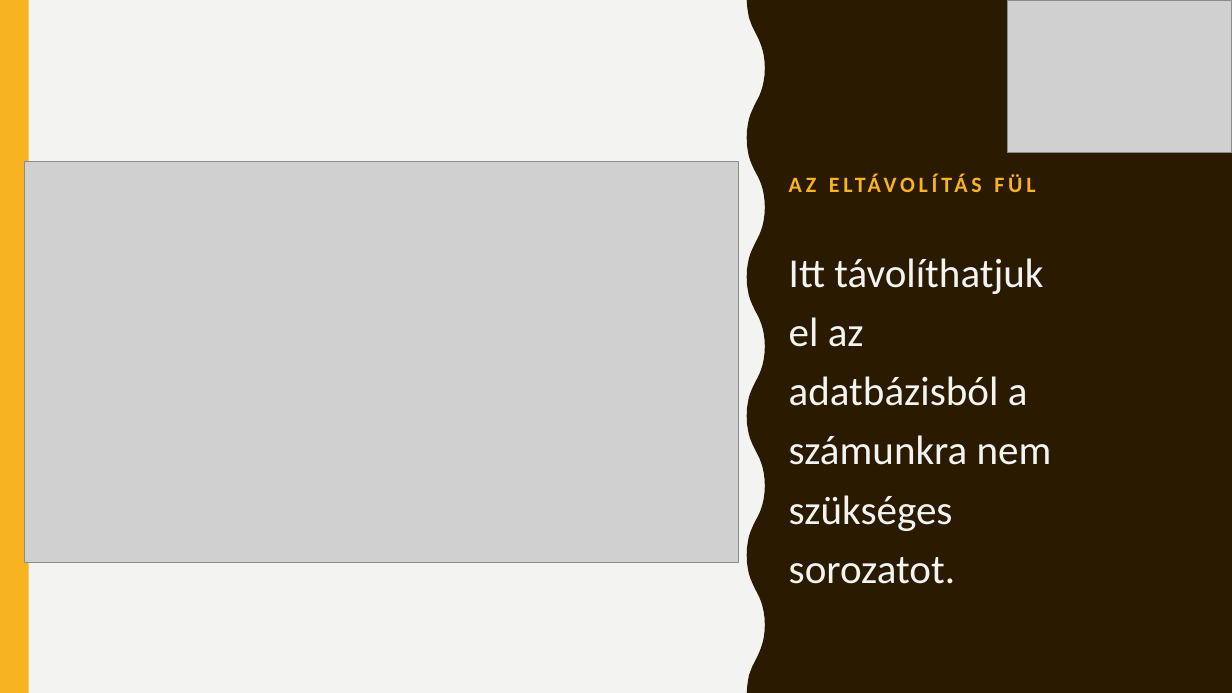
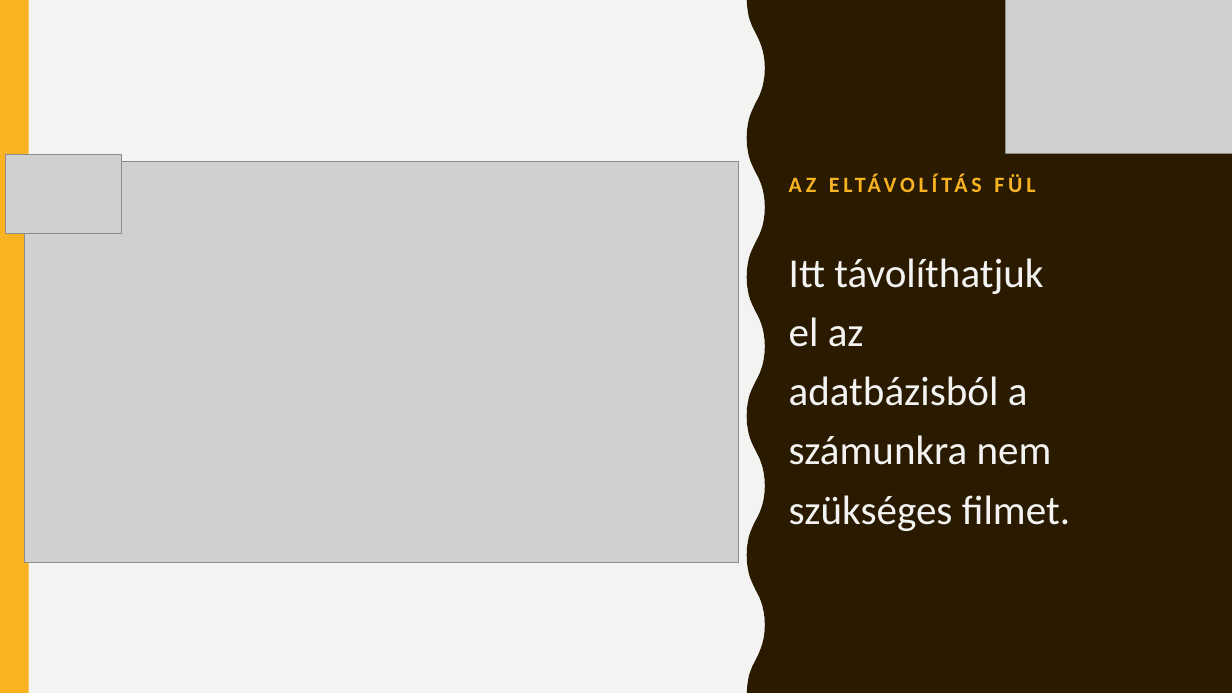
Before and after one commit to zorrrozotya/SFMproject, a slide deck: slide 7 of bemutato/Prezentacio.pptx. Drawn at 1232x693 pixels with LibreOffice and Linux fonts; fonts in the diff are those of the drawing; grey boxes stand for pictures. Boxes give left, top, right and bottom in pixels: in the first picture for what was removed or moved away, otherwise in the second. Text is boxed around its words. In the diff, an @@ line names an element or a change of style, - is before the commit and + after.

```diff
--- a/bemutato/Prezentacio.pptx
+++ b/bemutato/Prezentacio.pptx
@@ picture added at bbox=[1006, 0, 1232, 153] @@
@@ picture added at bbox=[6, 155, 121, 234] @@
@@ text at bbox=[789, 258, 1070, 531]: text changed @@
-Itt távolíthatjuk el az adatbázisból a számunkra nem szükséges sorozatot.
+Itt távolíthatjuk el az adatbázisból a számunkra nem szükséges filmet.
```
Also in this commit, not shown: 7 other slides changed, 1 slide removed.
